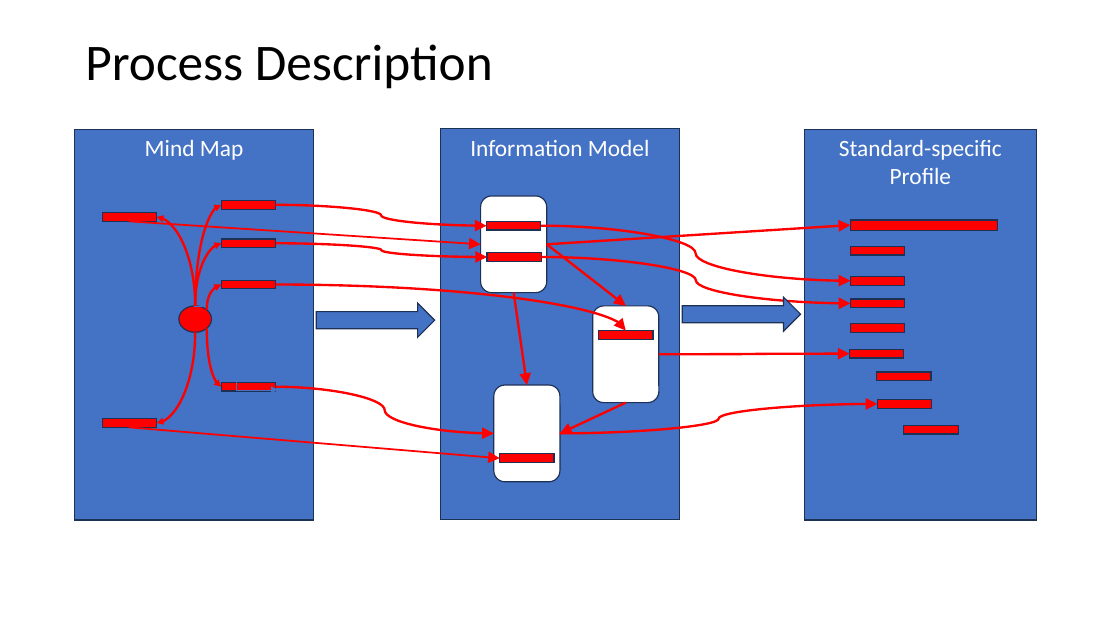
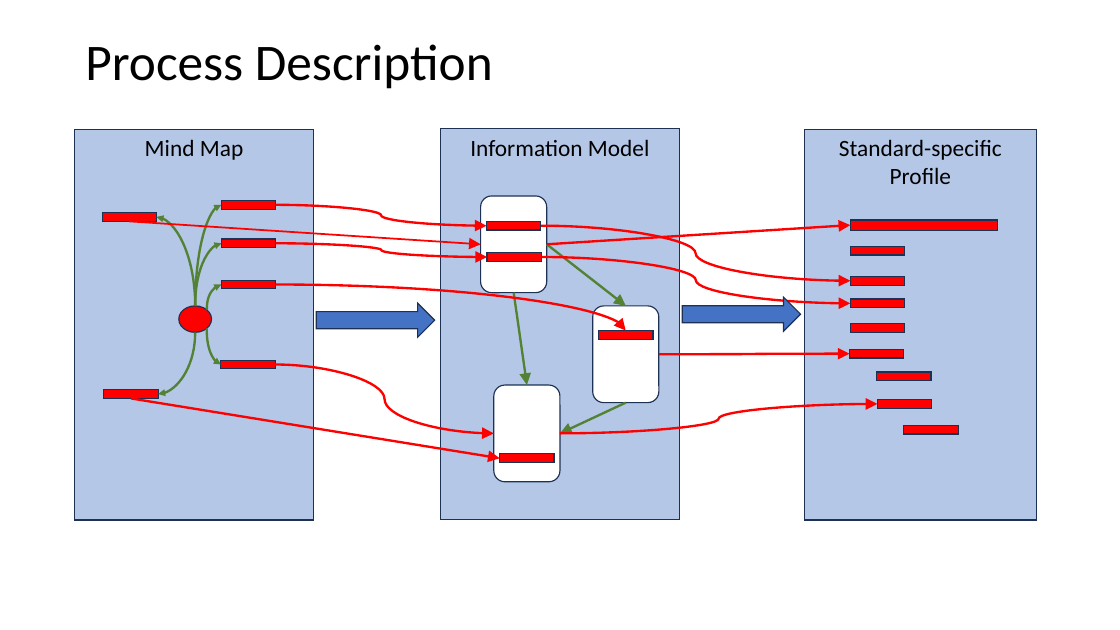
Before and after one commit to frankoemig/vital-signs-demo, a slide deck: slide 2 of input/images-source/Slide-Export.pptm. Drawn at 1120x630 pixels with LibreOffice and Linux fonts; fonts in the diff are those of the drawing. Boxes give left, top, right and bottom in pixels: in the first picture for what was removed or moved away, otherwise in the second. Text is boxed around its words. In the diff, an @@ line names an element or a change of style, - is before the commit and + after.

Commit message:
further details
more value sets
corrected value sets
corrected profile
corrercted LMs
...

```diff
--- a/input/images-source/Slide-Export.pptm
+++ b/input/images-source/Slide-Export.pptm
@@ text colour #FFFFFF to #000000; fill #4472C4 to #B4C7E7 in 3 elements at (75,129,313,520), (441,129,680,519), (805,129,1037,520) @@
@@ curved arrow (195, 306) - (221, 205): stroke #FF0000 2 pt to #548235 2 pt @@
@@ curved arrow (195, 306) - (156, 217): stroke #FF0000 2 pt to #548235 2 pt @@
@@ curved arrow (195, 306) - (222, 244): stroke #FF0000 2 pt to #548235 2 pt @@
@@ arrow (547, 245) - (626, 306): stroke #FF0000 2 pt to #548235 2 pt @@
@@ curved arrow (207, 310) - (221, 285): stroke #FF0000 2 pt to #548235 2 pt @@
@@ arrow (514, 292) - (527, 385): stroke #FF0000 2 pt to #548235 2 pt @@
@@ elbow arrow removed from (194, 306) to (278, 390) @@
@@ curved arrow moved from (207, 329) - (221, 386) to (207, 329) - (221, 365) @@
@@ curved arrow (207, 329) - (221, 365): stroke #FF0000 2 pt to #548235 2 pt @@
@@ curved arrow moved from (195, 333) - (156, 423) to (195, 333) - (158, 394) @@
@@ curved arrow (195, 333) - (158, 394): stroke #FF0000 2 pt to #548235 2 pt @@
@@ rectangle: place and size @@
-rectangle at (221,382,276,391)
+rectangle at (221,360,276,369)
@@ curved arrow moved from (276, 386) - (494, 434) to (276, 365) - (494, 434) @@
@@ rectangle: place and size @@
-rectangle at (103,418,157,427)
+rectangle at (104,390,159,398)
@@ arrow moved from (129, 428) - (500, 459) to (131, 398) - (500, 459) @@
@@ arrow (131, 398) - (500, 459): stroke #FF0000 1.5 pt to #FF0000 2 pt @@
@@ arrow (626, 402) - (560, 434): stroke #FF0000 2 pt to #548235 2 pt @@
```
Also in this commit, not shown: 15 other files.
